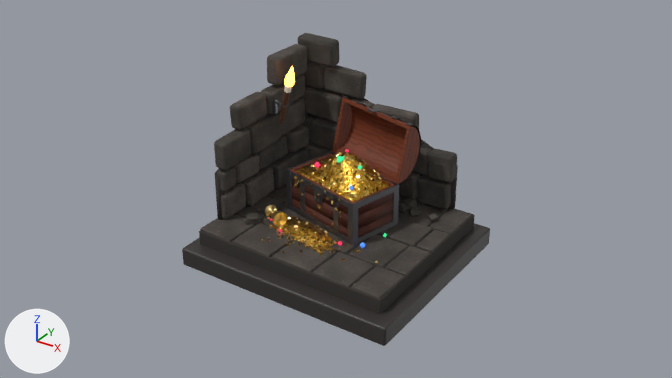
Before and after pictures for a commit that changed the Blender file diorama/source/exhibit_pocket_wilds.blend.
Camera for both pictures: the file's camera 'CAM_Exhibit_Hero'. The lights are fixed; the arrows at lower left show +X, +Y and +Z. The picture after the commit comes second.

The first picture shows 'PW_Chest_Iron', 'PW_Chest_Lining', 'PW_Coins_Chest', 'PW_Coins_Floor', 'PW_Floor', 'PW_FloorGem_Sapphire', 'PW_FloorGold', 'PW_Goblet', 'PW_GoldPile', 'PW_Grout', 'PW_Lid_Wood', 'PW_Plinth', 'PW_Torch', 'PW_Torch_Bracket', 'PW_Wall_A', 'PW_Wall_B' and 7 more.
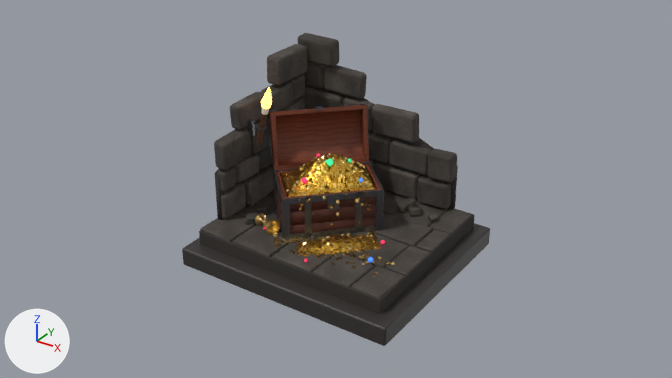
What differs and where, as boxes [x1, y1, x2, y2] in the pictures (672 x 378 px; the box of a moved part takes in the faces that stretch with it):
'PW_Lid_Wood', moved, turned
    before: [332, 97, 420, 184]
    after: [270, 105, 369, 170]
'PW_Chest_Iron', moved, turned
    before: [286, 152, 399, 245]
    after: [274, 162, 384, 240]
'PW_Chest_Lining', moved, turned
    before: [291, 154, 395, 237]
    after: [276, 164, 381, 234]
'PW_GoldPile', moved, turned
    before: [296, 152, 389, 202]
    after: [281, 154, 375, 197]
'PW_FloorGold', moved, turned
    before: [276, 217, 333, 253]
    after: [294, 232, 381, 256]
'PW_Coins_Floor', reshaped, moved, turned
    before: [260, 216, 378, 263]
    after: [273, 232, 395, 277]
'PW_Coins_Chest', moved, turned
    before: [294, 152, 382, 226]
    after: [285, 153, 372, 225]
'PW_Goblet', moved, turned
    before: [265, 205, 287, 227]
    after: [255, 213, 280, 235]
'PW_Chest_Planks', moved, turned
    before: [290, 154, 395, 204]
    after: [276, 164, 382, 199]
'PW_Torch_Flame', moved
    before: [284, 66, 295, 87]
    after: [261, 87, 272, 109]
'PW_Lid_Iron', moved, turned
    before: [331, 95, 421, 184]
    after: [269, 103, 370, 171]
'PW_Torch', moved
    before: [279, 92, 290, 123]
    after: [257, 113, 267, 145]
'PW_Torch_Bracket', moved
    before: [272, 99, 278, 114]
    after: [248, 120, 255, 136]
'PW_Torch_Wrap', moved
    before: [284, 86, 292, 93]
    after: [261, 107, 269, 115]
'PW_Gem_Emerald', moved, turned
    before: [337, 156, 345, 162]
    after: [325, 159, 334, 166]
'PW_Gem_Ruby', moved, turned
    before: [314, 162, 320, 168]
    after: [302, 177, 308, 183]
'PW_Torch_Ring', moved
    before: [279, 103, 289, 108]
    after: [256, 124, 267, 130]
'PW_FloorGem_Sapphire', moved
    before: [360, 242, 365, 248]
    after: [368, 257, 373, 263]
'PW_Gem_Sapphire', moved, turned
    before: [349, 186, 353, 190]
    after: [359, 178, 363, 182]
'PW_Gem_Emerald_2', moved, turned (not visible afterwards)
    before: [357, 165, 362, 169]
part 1 of me_pw_coins_floor, moved or reshaped
    before: [260, 216, 361, 261]
    after: [273, 232, 395, 277]

Edits to the bpy script that builds the scene:
```text
Change me_pw_coins_floor:
    used by ob_pw_coins_floor; parent = ob_pw_floorgold; location = (-0.0631, 0.385, 0.001); rotation_euler = (0.0, 0.0, 0.244), in degrees (0, 0, 14)
    remove me_pw_coins_floor.from_pydata(...)  # 8932 vertices, 5104 faces; spans x -0.528..0.673, y -0.743..-0.24, z -0.015..0.053
    add me_pw_coins_floor.from_pydata(...)  # 8932 vertices, 5104 faces; spans x -0.529..0.788, y -0.753..-0.099, z -0.015..0.053
    me_pw_coins_floor part 1: 8232 of 8932 vertices moved; they spanned x -0.528..0.487, y -0.743..-0.24, z -0.015..0.053 and now span x -0.529..0.788, y -0.753..-0.099, z -0.015..0.053; mean shift (0.243, -0.013, 0.0); largest move (-0.015, -0.459, 0.004) -> (0.744, -0.607, -0.001)
    other edits to the shape of me_pw_coins_floor do not show in these pictures
Change ob_pw_chest:
    ob_pw_chest.location: (0.06, -0.02, 0.0) -> (0.0, -0.13, 0.0)
    ob_pw_chest.rotation_euler: (0.0, 0.0, -0.244) -> (0.0, 0.0, 0.785)  # degrees (0, 0, -14) -> degrees (0, 0, 45)
Change ob_pw_goblet:
    ob_pw_goblet.location: (-0.42, -0.34, 0.052) -> (-0.4, -0.5, 0.052)
    ob_pw_goblet.rotation_euler: (0.0, 1.518, -0.489) -> (0.0, 1.518, -0.314)  # degrees (0, 87, -28) -> degrees (0, 87, -18)
Change ob_pw_floorgold:
    ob_pw_floorgold.location: (-0.0319, -0.389, -0.001) -> (0.269, -0.399, -0.001)
    ob_pw_floorgold.rotation_euler: (0.0, 0.0, -0.244) -> (0.0, 0.0, 0.785)  # degrees (0, 0, -14) -> degrees (0, 0, 45)
Change ob_pw_coins_floor:
    ob_pw_coins_floor.location: (-0.0631, 0.385, 0.001) -> (0.0919, 0.472, 0.001)
    ob_pw_coins_floor.rotation_euler: (0.0, 0.0, 0.244) -> (0.0, 0.0, -0.785)  # degrees (0, 0, 14) -> degrees (0, 0, -45)
Change ob_pw_floorgem_sapphire:
    ob_pw_floorgem_sapphire.location: (0.46, -0.33, 0.0) -> (0.62, -0.47, 0.0)
Change ob_pw_torch_bracket:
    ob_pw_torch_bracket.location: (-0.615, 0.0, 0.74) -> (-0.615, -0.3, 0.66)
Change ob_pw_torch:
    ob_pw_torch.location: (-0.545, 0.0, 0.68) -> (-0.545, -0.3, 0.6)
```
